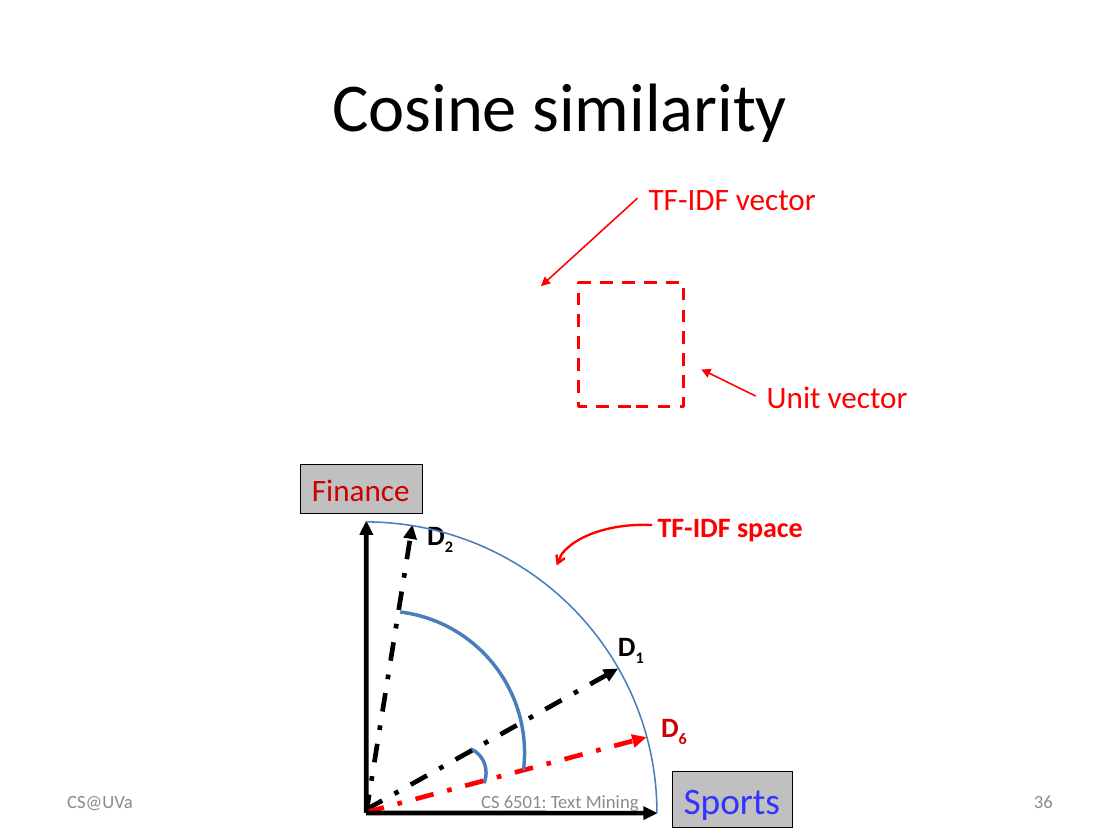
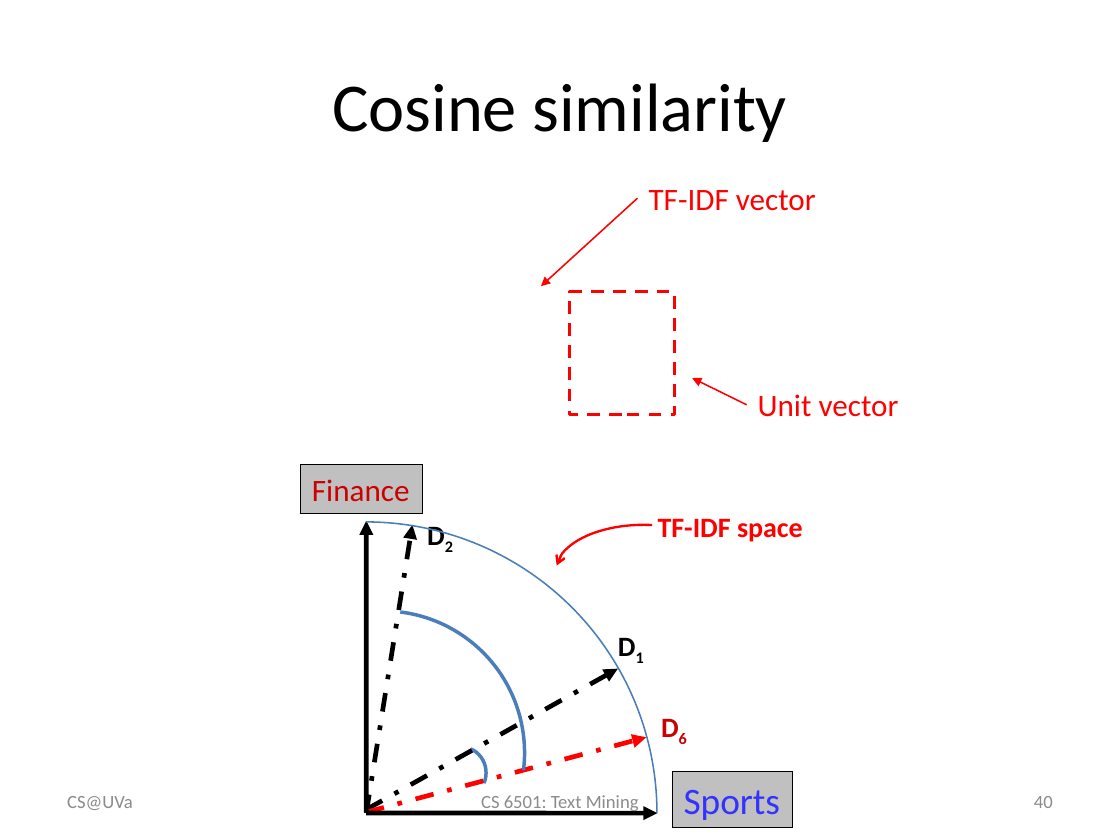
Before and after one commit to wang296/CS6501-Text-Mining, a slide deck: slide 40 of docs/VS model.pptx (slide 36 before the commit). Drawn at 1120x840 pixels with LibreOffice and Linux fonts; fonts in the diff are those of the drawing; grey boxes stand for pictures. Boxes give left, top, right and bottom in pixels: in the first picture for what was removed or moved away, otherwise in the second. Text is boxed around its words. In the diff, an @@ line names an element or a change of style, - is before the commit and + after.

```diff
--- a/docs/VS model.pptx
+++ b/docs/VS model.pptx
@@ 1 text, 1 rectangle, 1 arrow: place and size @@
-1 text, 1 rectangle, 1 arrow at (579,283,908,409)
+1 text, 1 rectangle, 1 arrow at (570,291,899,417)
@@ page number at (1034,796,1053,808): text changed @@
-36
+40
```
Also in this commit, not shown: 1 other slide changed, 4 slides added, 4 other files.
